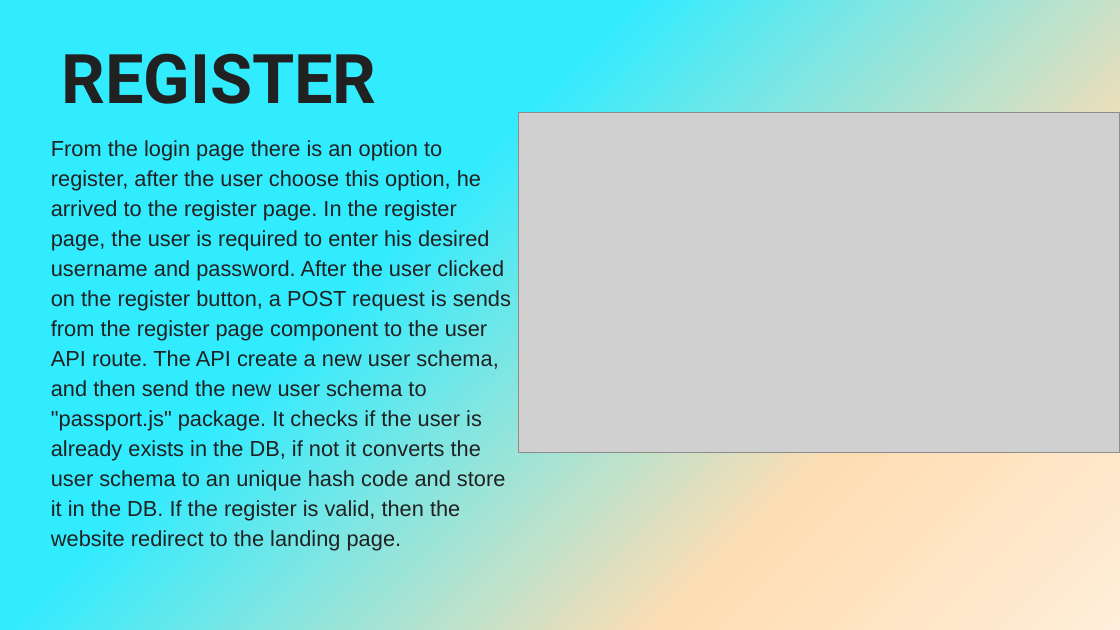
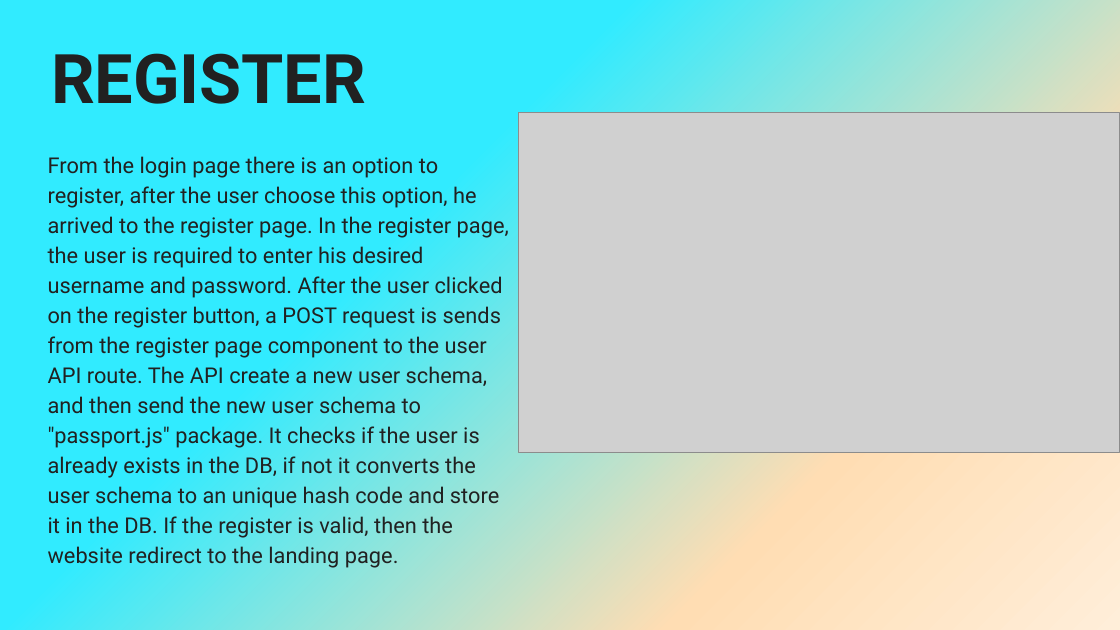
Before and after one commit to NivAm12/NegativeCyberNews, a slide deck: slide 9 of NCN Presntation.pptx. Drawn at 1120x630 pixels with LibreOffice and Linux fonts; fonts in the diff are those of the drawing; grey boxes stand for pictures. Boxes give left, top, right and bottom in pixels: in the first picture for what was removed or moved away, otherwise in the second. Text is boxed around its words. In the diff, an @@ line names an element or a change of style, - is before the commit and + after.

```diff
--- a/NCN Presntation.pptx
+++ b/NCN Presntation.pptx
@@ title "REGISTER": place and size @@
-title "REGISTER" at <box>61,53,376,104</box>
+title "REGISTER" at <box>51,53,366,104</box>
@@ text "From the login page there ...": place and size @@
-text "From the login page there ..." at <box>51,140,511,551</box>
+text "From the login page there ..." at <box>48,156,509,568</box>
@@ text "From the login page there ..." at <box>48,156,509,568</box>: font Arial to Roboto @@
```
Also in this commit, not shown: 9 other slides changed, 2 slides added.
